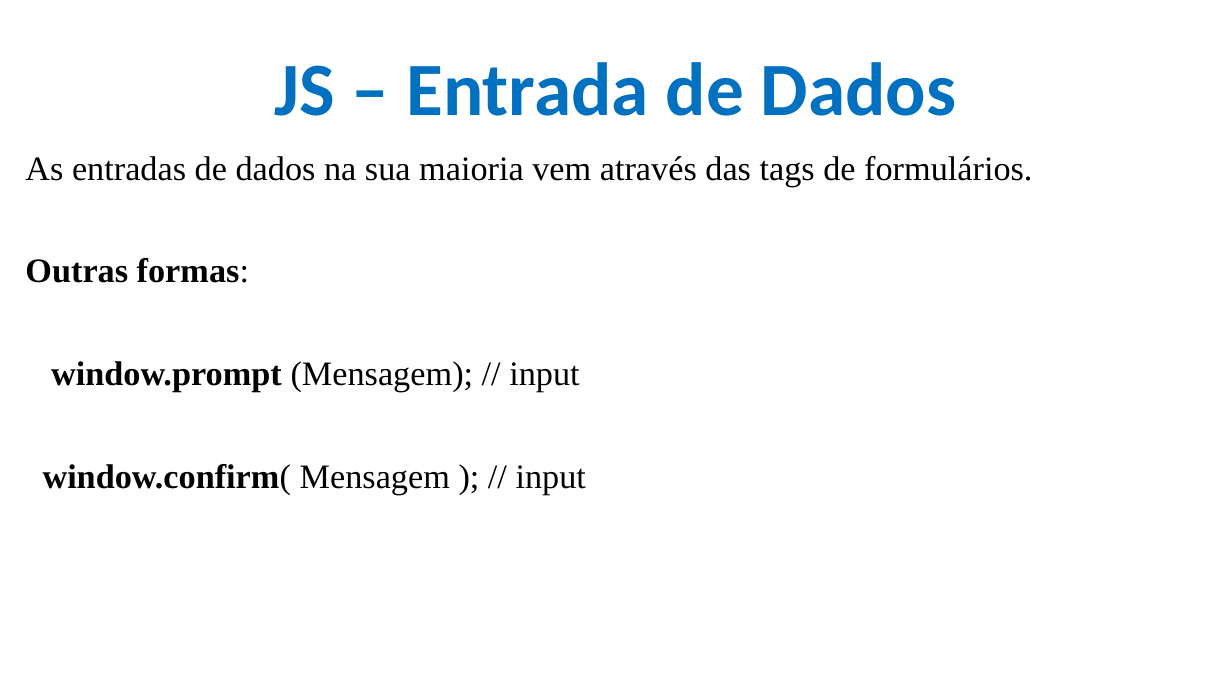
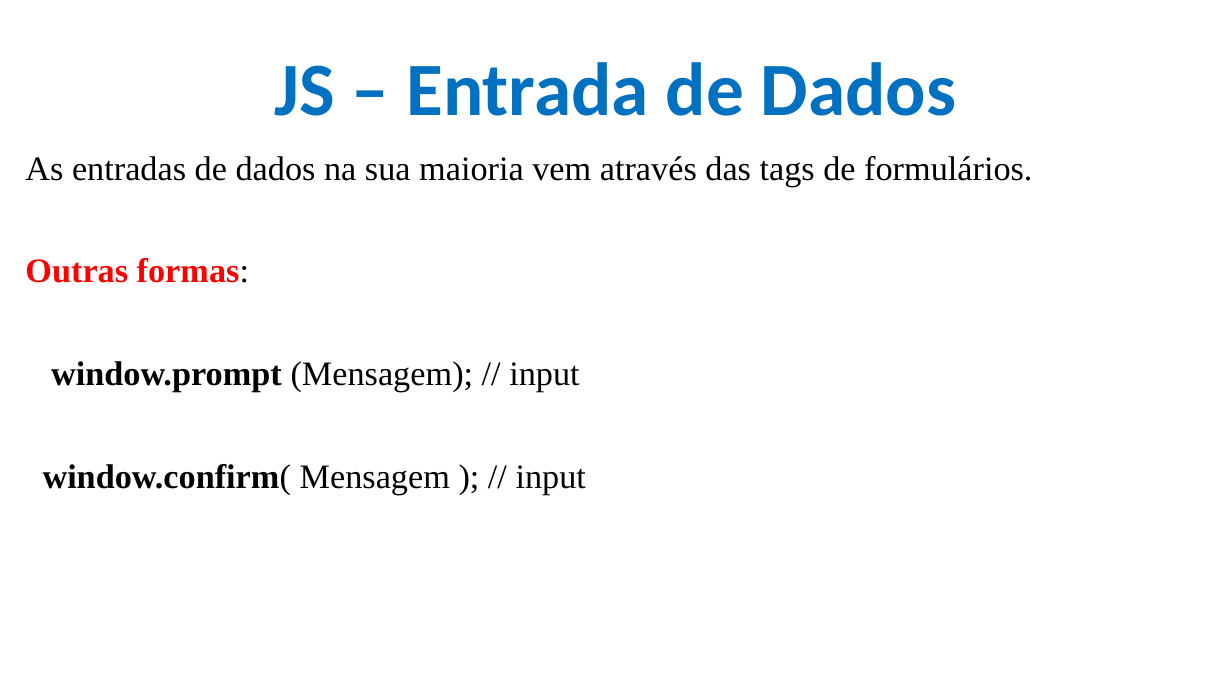
Before and after one commit to CloudEducationBrazil/WydenDesenvolvimentoWebPHP, a slide deck: slide 11 of 01 Classes/Aula 09 Desenvolvimento Web PHP - JS.pptx. Drawn at 1232x693 pixels with LibreOffice and Linux fonts; fonts in the diff are those of the drawing; background and template pictures are left out. Boxes give left, top, right and bottom in pixels: in the first picture for what was removed or moved away, otherwise in the second. Text is boxed around its words. In the diff, an @@ line names an element or a change of style, - is before the commit and + after.

```diff
--- a/01 Classes/Aula 09 Desenvolvimento Web PHP - JS.pptx
+++ b/01 Classes/Aula 09 Desenvolvimento Web PHP - JS.pptx
@@ text at (25,258,249,283): text colour #000000 to #FF0000 in "Outras formas:" @@
```
Also in this commit, not shown: 1 other slide changed.
